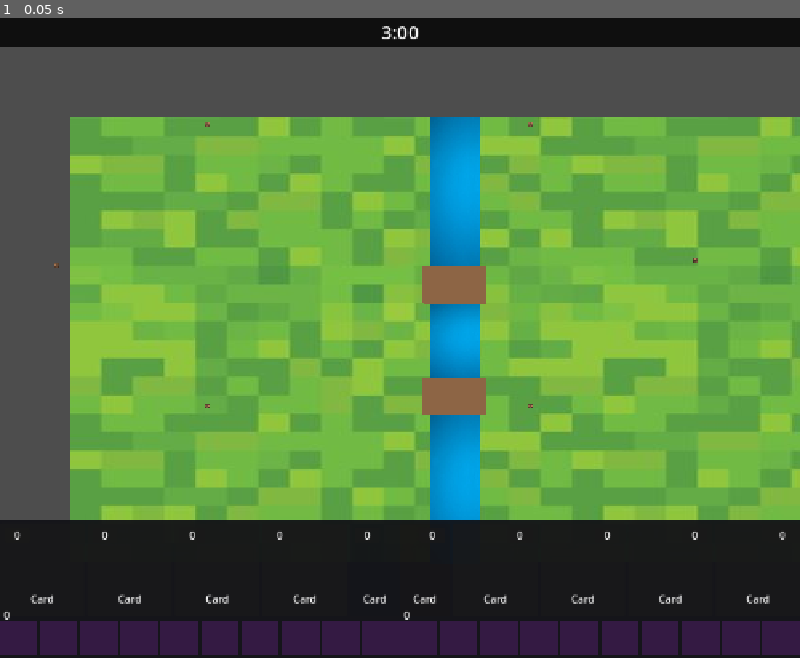
Above: before the commit, frame 1.
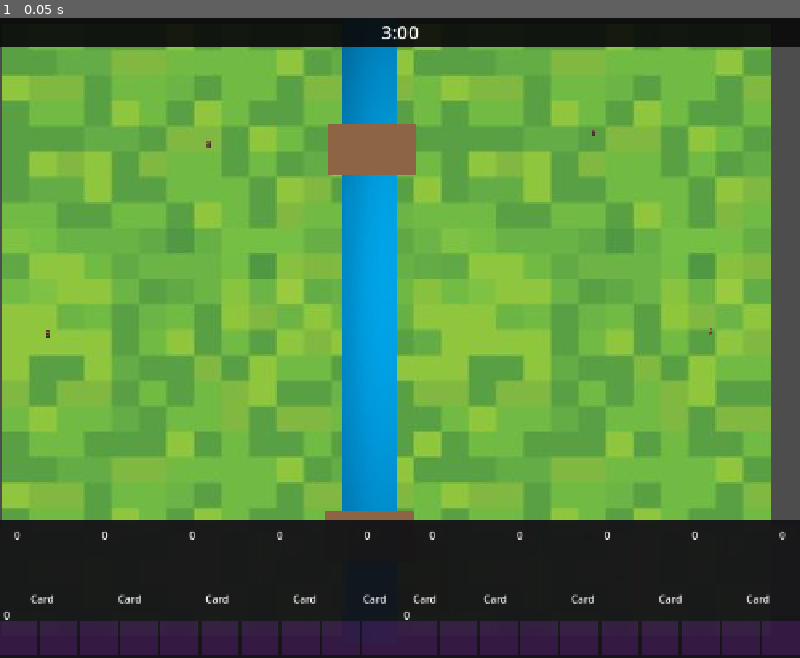
Above: after the commit, the same moment.

Repository: michaelcortese/khk-expo-2026
Game: Godot game, scene res://game.tscn
The game is run twice, just before and just after one commit, with the same random seed, the same clock (stepped at 60 frames per second) and the same inputs.
Inputs:
- Up to frame 1 (0.05 s): no input

The runs differ from the first frame. In frame 1, 47% of the frame differs, in the area x 0-100%, y 4-79%.

Commit message:
kinda works

Diff:
--- a/game.tscn
+++ b/game.tscn
@@ -4,66 +4,64 @@
 [ext_resource type="Texture2D" uid="uid://c2oy56aqdldsl" path="res://grass.jpg" id="2_e2o6t"]
 [ext_resource type="PackedScene" uid="uid://boo2rhk6murt8" path="res://resource_node_water.tscn" id="3_feb5d"]
 [ext_resource type="Texture2D" uid="uid://dg7l44v7sm3d0" path="res://bridge.webp" id="4_fc0e3"]
-[ext_resource type="Script" path="res://scripts/game_manager.gd" id="5_gm"]
 [ext_resource type="PackedScene" uid="uid://dc75djv2ke5ff" path="res://ui/HUD_segmented_hand.tscn" id="6_hud"]
-[ext_resource type="Script" path="res://scripts/field_bg.gd" id="7_fbg"]
 
-[node name="Game" type="Node2D" unique_id=698802250 script=ExtResource("5_gm")]
+[node name="Game" type="Node2D" unique_id=698802250]
 
 [node name="Camera2D" type="Camera2D" parent="." unique_id=100000001]
-position = Vector2(480, 320)
-zoom = Vector2(1.1, 1.1)
+position = Vector2(1949, 498.99997)
+scale = Vector2(65.28845, 3.483008)
+zoom = Vector2(1.06, 1.06)
 
 [node name="Background" type="Sprite2D" parent="." unique_id=974062420]
 z_index = -4096
-scale = Vector2(2.7191489, 1.6004963)
+position = Vector2(1348, 25)
+scale = Vector2(2.47, 2.29)
 texture = ExtResource("2_e2o6t")
 centered = false
 
-[node name="FieldBg" type="Node2D" parent="." unique_id=100000002 script=ExtResource("7_fbg")]
+[node name="FieldBg" type="Node2D" parent="Background" unique_id=100000002]
 z_index = -4095
+position = Vector2(-1.1032864, -93.720924)
+scale = Vector2(0.36776212, 0.62480617)
 
-[node name="Princess_Tower1_P1" parent="." unique_id=854843623 instance=ExtResource("1_80nbo")]
-position = Vector2(200, 10)
+[node name="Princess_Tower1_P1" parent="Background" unique_id=854843623 instance=ExtResource("1_80nbo")]
+position = Vector2(126.315765, 79.475975)
+scale = Vector2(0.36776212, 0.62480617)
 
-[node name="Princess_Tower2_P1" parent="." unique_id=153755378 instance=ExtResource("1_80nbo")]
-position = Vector2(200, 420)
+[node name="Princess_Tower2_P1" parent="Background" unique_id=153755378 instance=ExtResource("1_80nbo")]
+position = Vector2(121.05263, 337.9913)
+scale = Vector2(0.36776212, 0.62480617)
 
-[node name="King_Tower_P1" parent="." unique_id=960881851 instance=ExtResource("1_80nbo")]
-position = Vector2(-20, 215)
+[node name="King_Tower_P1" parent="Background" unique_id=960881851 instance=ExtResource("1_80nbo")]
+position = Vector2(27.935213, 204.36682)
+scale = Vector2(0.36776212, 0.62480617)
 
-[node name="Princess_Tower1_P2" parent="." unique_id=2040910090 instance=ExtResource("1_80nbo")]
-position = Vector2(670, 10)
+[node name="Princess_Tower1_P2" parent="Background" unique_id=2040910090 instance=ExtResource("1_80nbo")]
+position = Vector2(361.53845, 71.61572)
+scale = Vector2(0.36776212, 0.62480617)
 
-[node name="Princess_Tower2_P2" parent="." unique_id=1288531089 instance=ExtResource("1_80nbo")]
-position = Vector2(670, 420)
+[node name="Princess_Tower2_P2" parent="Background" unique_id=1288531089 instance=ExtResource("1_80nbo")]
+position = Vector2(357.08496, 338.42798)
+scale = Vector2(0.36776212, 0.62480617)
 
-[node name="King_Tower_P2" parent="." unique_id=396406859 instance=ExtResource("1_80nbo")]
-position = Vector2(910, 207)
+[node name="King_Tower_P2" parent="Background" unique_id=396406859 instance=ExtResource("1_80nbo")]
+position = Vector2(433.22375, 203.06201)
+scale = Vector2(0.36776212, 0.62480617)
 
-[node name="Water1" parent="." unique_id=1092618421 instance=ExtResource("3_feb5d")]
-position = Vector2(560, 108)
+[node name="Water3" parent="Background" unique_id=598572292 instance=ExtResource("3_feb5d")]
+position = Vector2(224.69637, 199.56335)
 rotation = 1.5707964
-scale = Vector2(0.4, 0.2)
+scale = Vector2(0.775, 0.094)
 
-[node name="Water2" parent="." unique_id=1475204150 instance=ExtResource("3_feb5d")]
-position = Vector2(560, 540)
-rotation = 1.5707964
-scale = Vector2(0.4, 0.2)
-
-[node name="Water3" parent="." unique_id=598572292 instance=ExtResource("3_feb5d")]
-position = Vector2(560, 324.00003)
-rotation = 1.5707964
-scale = Vector2(0.2, 0.2)
-
-[node name="Bridge1" type="Sprite2D" parent="." unique_id=212232137]
-position = Vector2(560, 405.00003)
-scale = Vector2(0.046750005, 0.027124992)
+[node name="Bridge1" type="Sprite2D" parent="Background" unique_id=212232137]
+position = Vector2(224.69632, 337.99124)
+scale = Vector2(0.027, 0.017)
 texture = ExtResource("4_fc0e3")
 
-[node name="Bridge2" type="Sprite2D" parent="." unique_id=940295763]
-position = Vector2(560, 243)
-scale = Vector2(0.046750005, 0.027124992)
+[node name="Bridge3" type="Sprite2D" parent="Background" unique_id=1755118634]
+position = Vector2(226.31577, 82.532745)
+scale = Vector2(0.027, 0.017)
 texture = ExtResource("4_fc0e3")
 
 [node name="HUD" parent="." unique_id=2093197956 instance=ExtResource("6_hud")]
